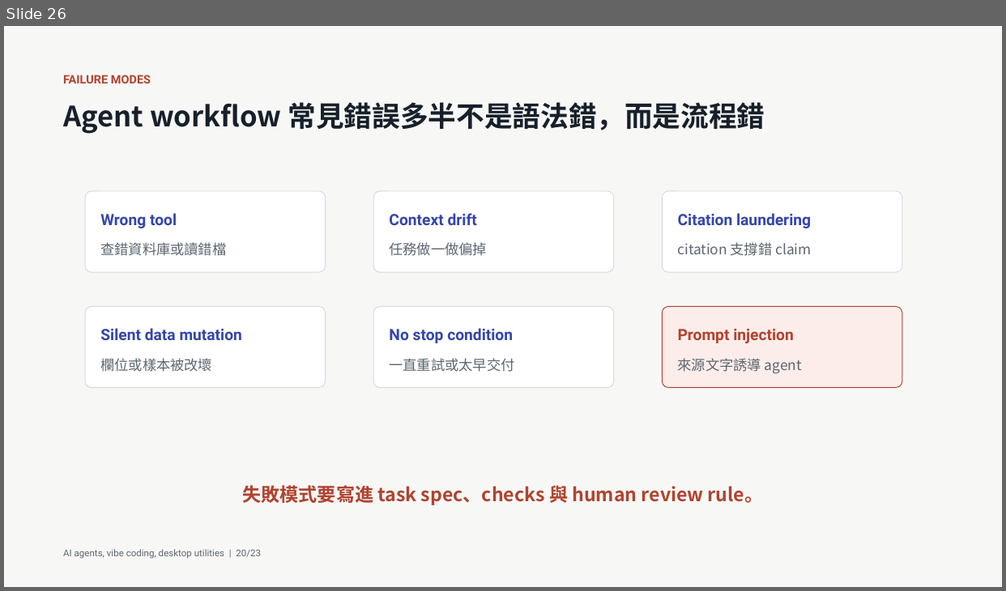
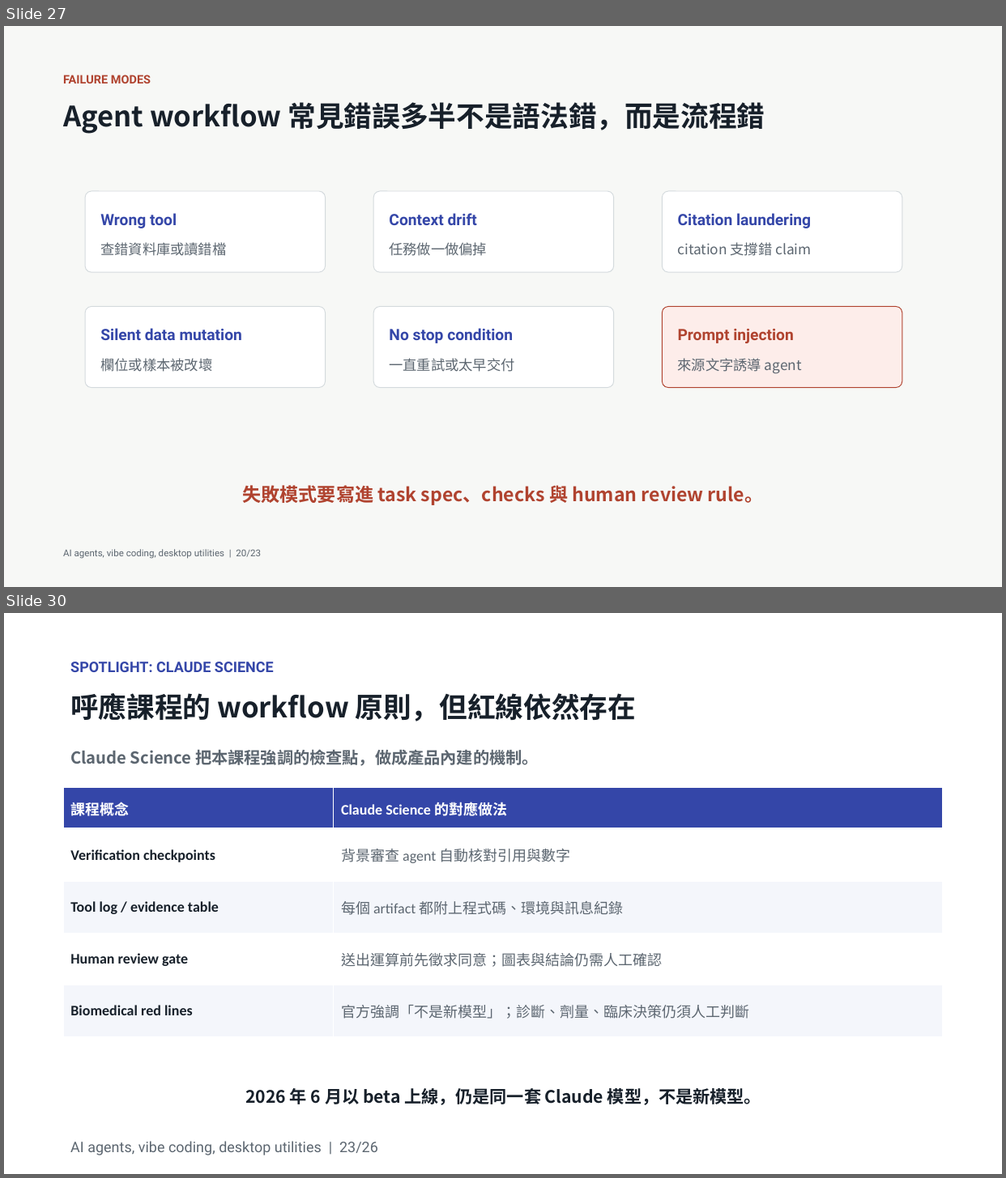
Before and after one commit to godkin1211/LLM_applications_on_BioMedicalData, a slide deck: slides/lesson-02-ai-agents-vibe-coding-desktop-utilities-animated.pptx. Shown one above the other, each under a label of ours: slide 26 before the commit, slides 27 and 30 after it; the slides between them are not shown. The pictures are 1006x591 and 1006x1178 pixels, drawn with LibreOffice and Linux fonts; fonts in the diff are those of the drawing. Boxes give left, top, right and bottom in pixels: in the first picture for what was removed or moved away, otherwise in the second. Text is boxed around its words. In the diff, an @@ line names an element or a change of style, - is before the commit and + after.

```diff
--- a/slides/lesson-02-ai-agents-vibe-coding-desktop-utilities-animated.pptx
+++ b/slides/lesson-02-ai-agents-vibe-coding-desktop-utilities-animated.pptx
@@ slide 30 added at box(4, 613, 1002, 1174), background #FFFFFF @@
@@ text added at box(70, 662, 274, 672), 14 pt, text #3446A8, bold @@
+SPOTLIGHT: CLAUDE SCIENCE
@@ text added at box(70, 693, 636, 722), 27 pt, text #17202A, bold @@
+呼應課程的 workflow 原則，但紅線依然存在
@@ text added at box(70, 749, 539, 766), 15.8 pt, text #5C6670, bold @@
+Claude Science 把本課程強調的檢查點，做成產品內建的機制。
@@ table added at box(63, 787, 943, 1037), 5 rows, 2 columns @@
+課程概念 | Claude Science 的對應做法
+Verification checkpoints | 背景審查 agent 自動核對引用與數字
+Tool log / evidence table | 每個 artifact 都附上程式碼、環境與訊息紀錄
+Human review gate | 送出運算前先徵求同意；圖表與結論仍需人工確認
+Biomedical red lines | 官方強調「不是新模型」；診斷、劑量、臨床決策仍須人工判斷
@@ text added at box(245, 1088, 761, 1105), 16.5 pt, text #17202A, bold @@
+2026 年 6 月以 beta 上線，仍是同一套 Claude 模型，不是新模型。
@@ text added at box(70, 1141, 378, 1156), 14 pt, text #5C6670 @@
+AI agents, vibe coding, desktop utilities | 23/26
@@ what was slide 26 is now slide 27 @@
```
Also in this commit, not shown: 3 slides changed, 3 other slides added, 4 other files.
